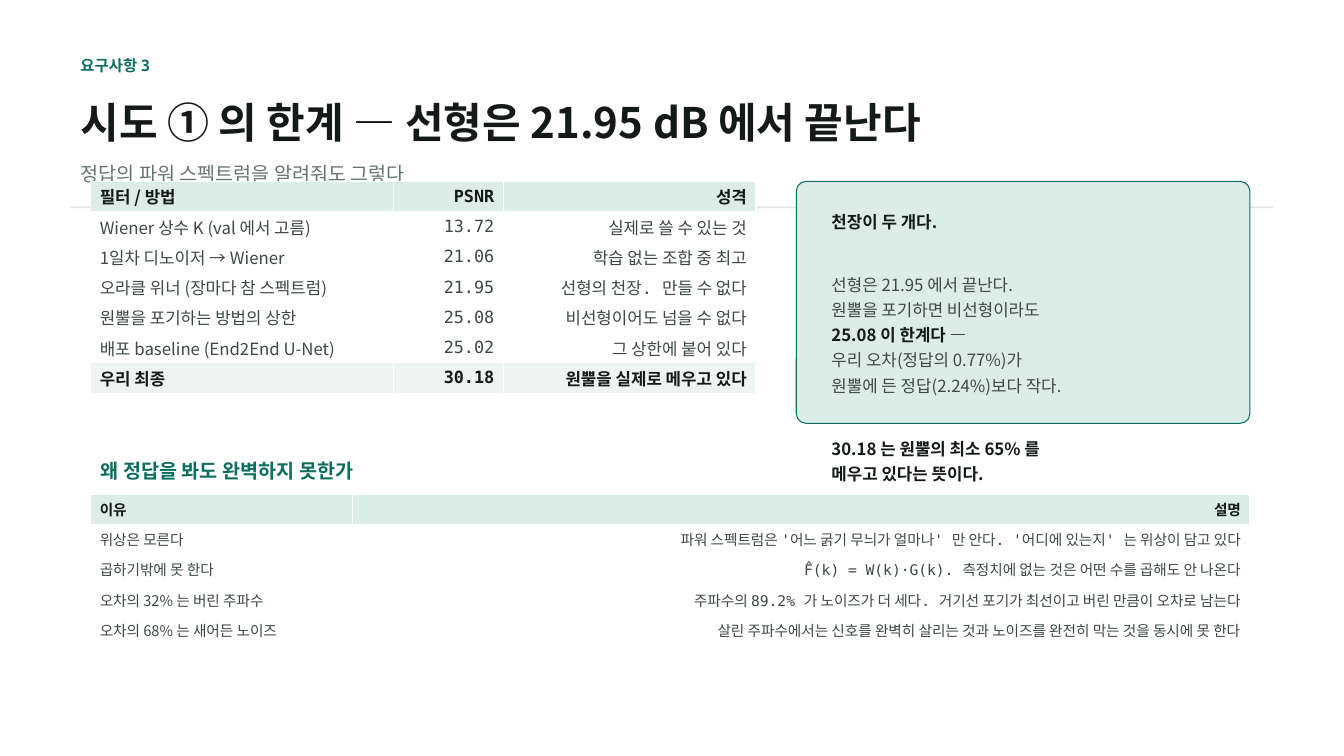
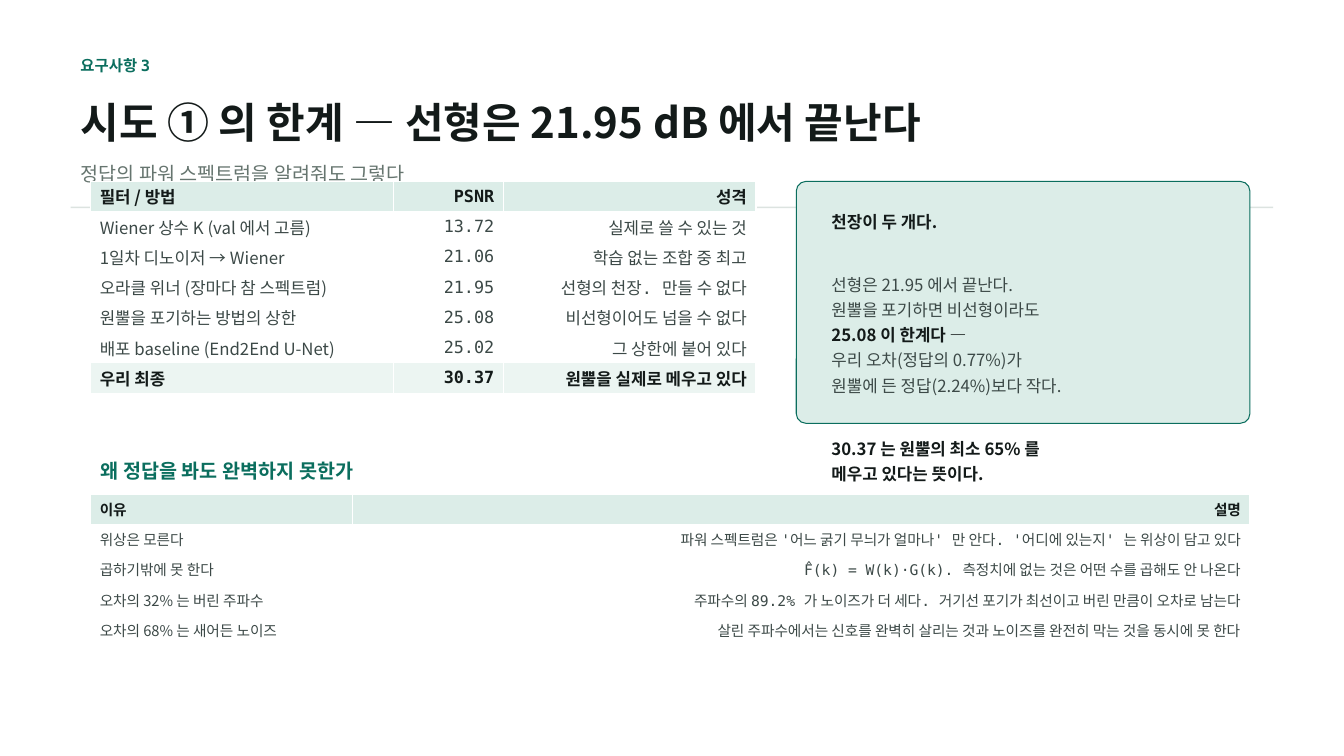
Before and after one commit to kithhooni-commits/ds-practice, a slide deck: slide 7 of 실습5/실습5_day3_발표.pptx. Drawn at 1344x756 pixels with LibreOffice and Linux fonts; fonts in the diff are those of the drawing. Boxes give left, top, right and bottom in pixels: in the first picture for what was removed or moved away, otherwise in the second. Text is boxed around its words. In the diff, an @@ line names an element or a change of style, - is before the commit and + after.

```diff
--- a/실습5/실습5_day3_발표.pptx
+++ b/실습5/실습5_day3_발표.pptx
@@ table at (91,181,757,393) @@
-row 7, column 2: 30.18
+row 7, column 2: 30.37
@@ text at (831,438,1039,460): text changed @@
-30.18 는 원뿔의 최소 65% 를
+30.37 는 원뿔의 최소 65% 를
```
Also in this commit, not shown: 6 other slides changed, 1 other file.
